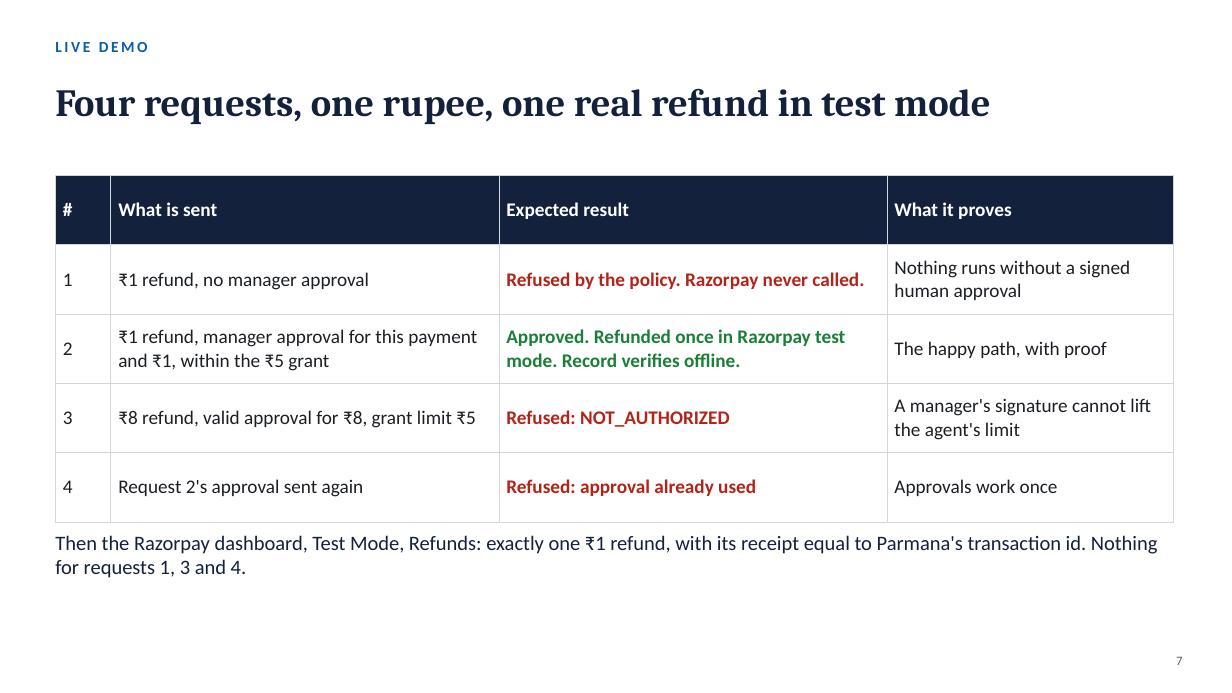
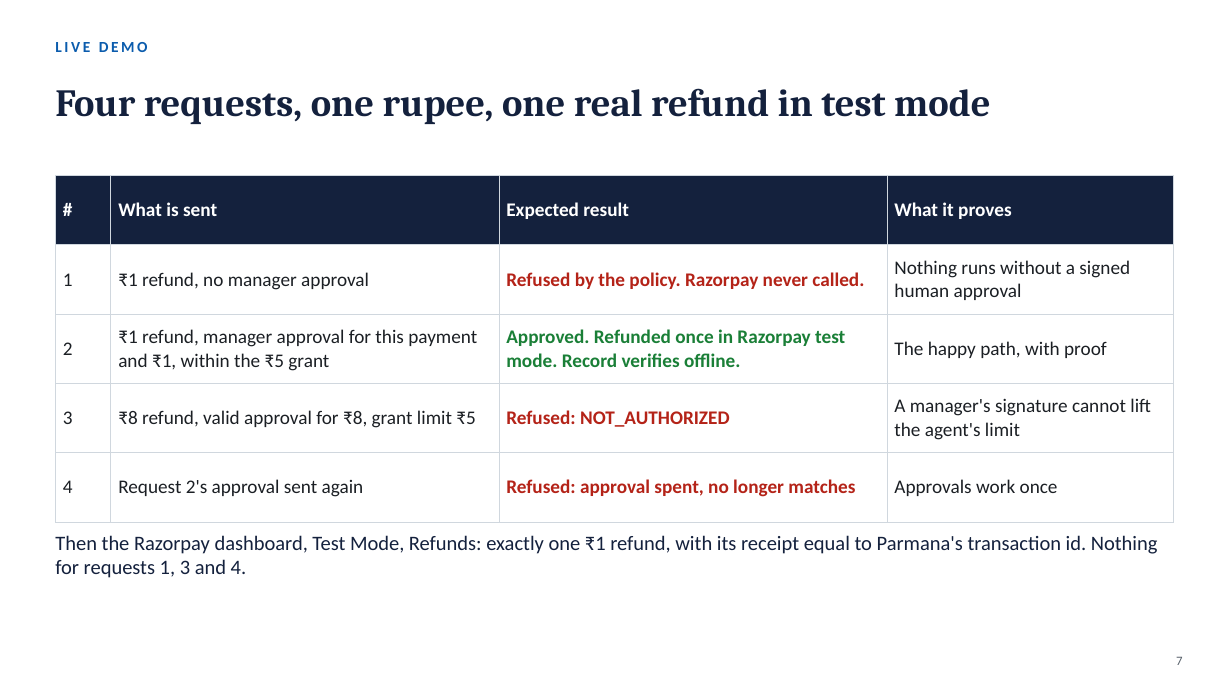
Before and after one commit to pavancharak/parmana, a slide deck: slide 7 of builders-day/Parmana-Razorpay-Builders-Day.pptx. Drawn at 1232x693 pixels with LibreOffice and Linux fonts; fonts in the diff are those of the drawing. Boxes give left, top, right and bottom in pixels: in the first picture for what was removed or moved away, otherwise in the second. Text is boxed around its words. In the diff, an @@ line names an element or a change of style, - is before the commit and + after.

```diff
--- a/builders-day/Parmana-Razorpay-Builders-Day.pptx
+++ b/builders-day/Parmana-Razorpay-Builders-Day.pptx
@@ table at (x1=55, y1=176, x2=1174, y2=501) @@
-row 5, column 3: Refused: approval already used
+row 5, column 3: Refused: approval spent, no longer matches
```
Also in this commit, not shown: 4 other files.
